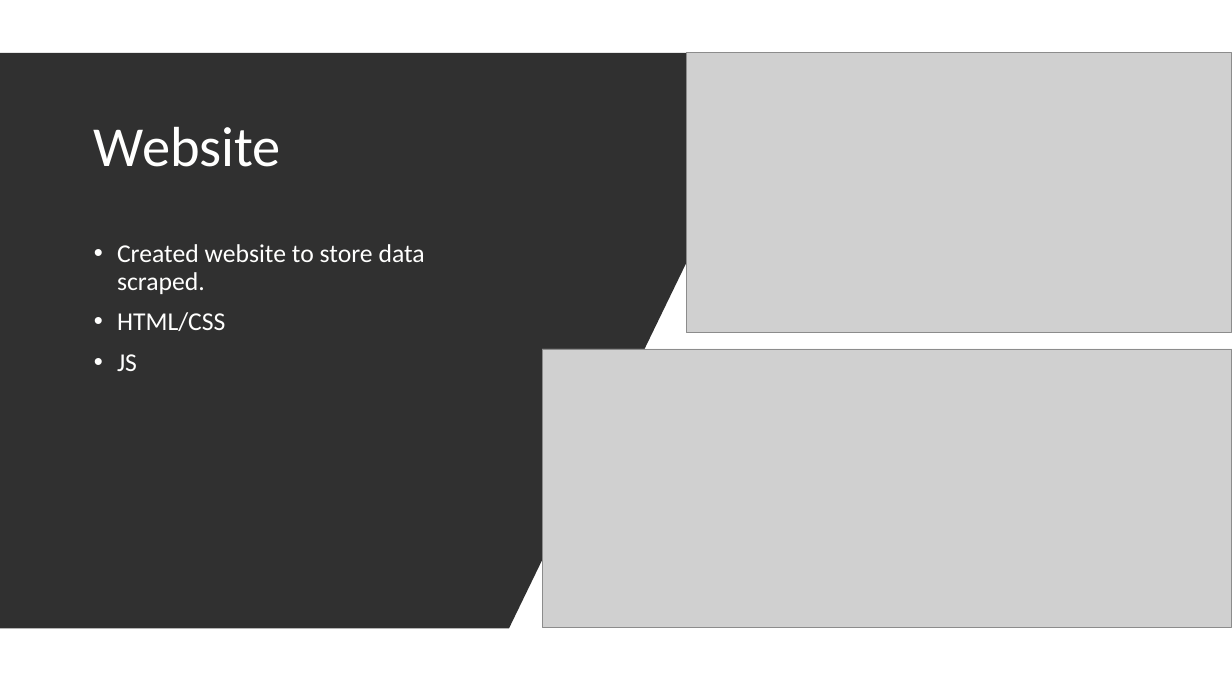
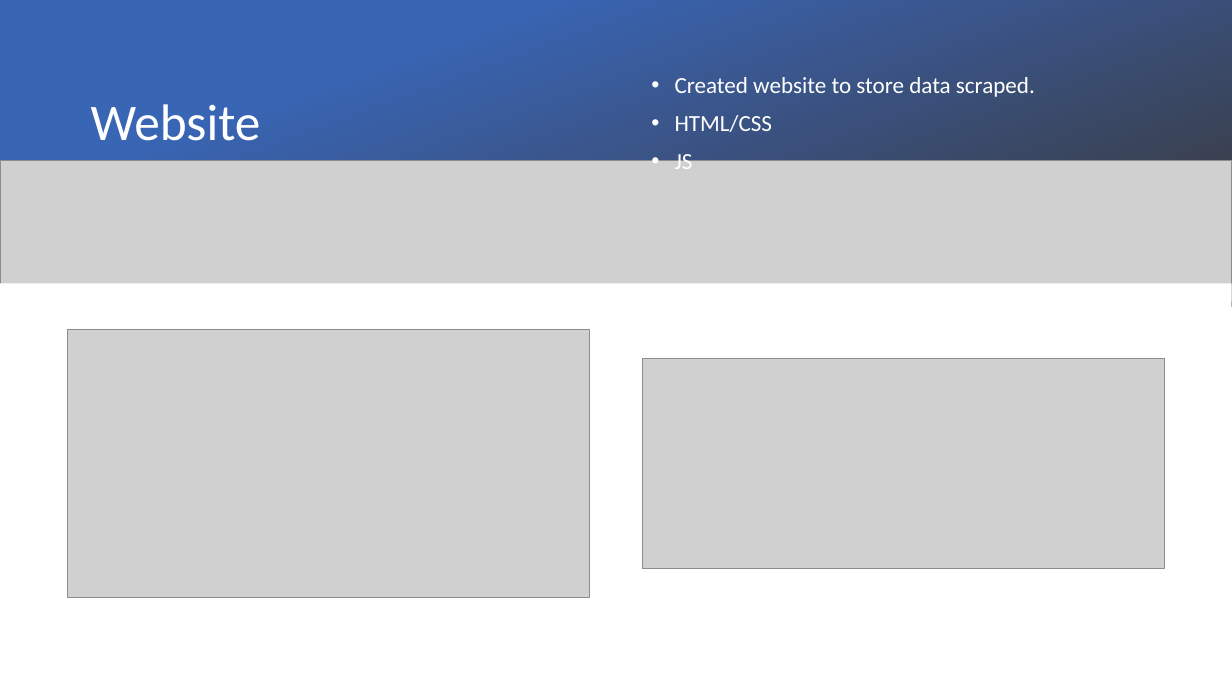
Before and after one commit to Rich-Hamilton88/machine_learning_project, a slide deck: slide 20 of Machine Learning Project/UFC.pptx (slide 18 before the commit). Drawn at 1232x693 pixels with LibreOffice and Linux fonts; fonts in the diff are those of the drawing; grey boxes stand for pictures. Boxes give left, top, right and bottom in pixels: in the first picture for what was removed or moved away, otherwise in the second. Text is boxed around its words. In the diff, an @@ line names an element or a change of style, - is before the commit and + after.

Commit message:
presentation final update

```diff
--- a/Machine Learning Project/UFC.pptx
+++ b/Machine Learning Project/UFC.pptx
@@ background #000000 to #FFFFFF @@
@@ rectangle added at box(0, 0, 1232, 307), fill gradient #3965B5 to #3B3838 @@
@@ freeform shape removed at box(0, 53, 788, 628) @@
@@ title "Website": place and size @@
-title "Website" at box(94, 126, 281, 167)
+title "Website" at box(91, 104, 261, 141)
@@ title "Website" at box(91, 104, 261, 141): size 44 to 40 pt, text colour #FFFFFE to #FFFFFF @@
@@ text "Created website to store data ...": place and size @@
-text "Created website to store data ..." at box(117, 244, 425, 371)
+text "Created website to store data ..." at box(675, 77, 1035, 169)
@@ text "Created website to store data ..." at box(675, 77, 1035, 169): size 20 to 18 pt, text colour #FFFFFE to #FFFFFF; vertical alignment top to middle @@
@@ picture added at box(0, 160, 1232, 300) @@
@@ rectangle: place and size @@
-rectangle at box(0, 0, 1232, 693)
+rectangle at box(0, 284, 1232, 693)
@@ rectangle at box(0, 284, 1232, 693): mirrored @@
@@ picture: place and size @@
-picture at box(687, 53, 1232, 333)
+picture at box(67, 330, 590, 598)
@@ picture: place and size @@
-picture at box(543, 349, 1232, 628)
+picture at box(642, 359, 1165, 569)
```
Also in this commit, not shown: 2 slides added.
